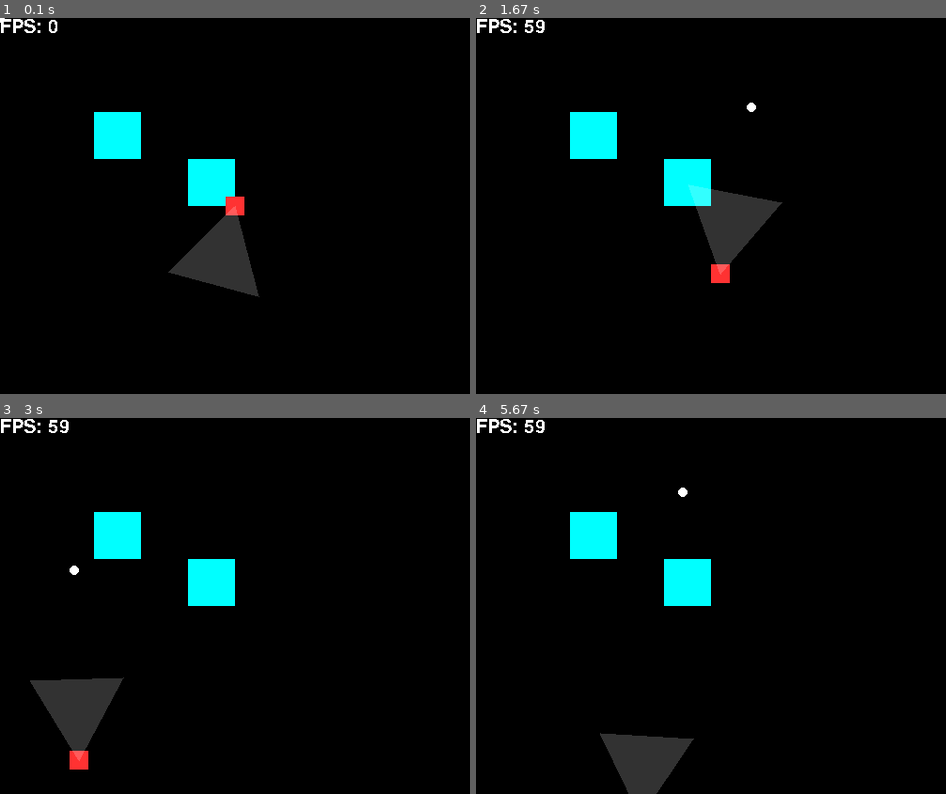
Above: before the commit, frames 1-4 (two rows, left to right).
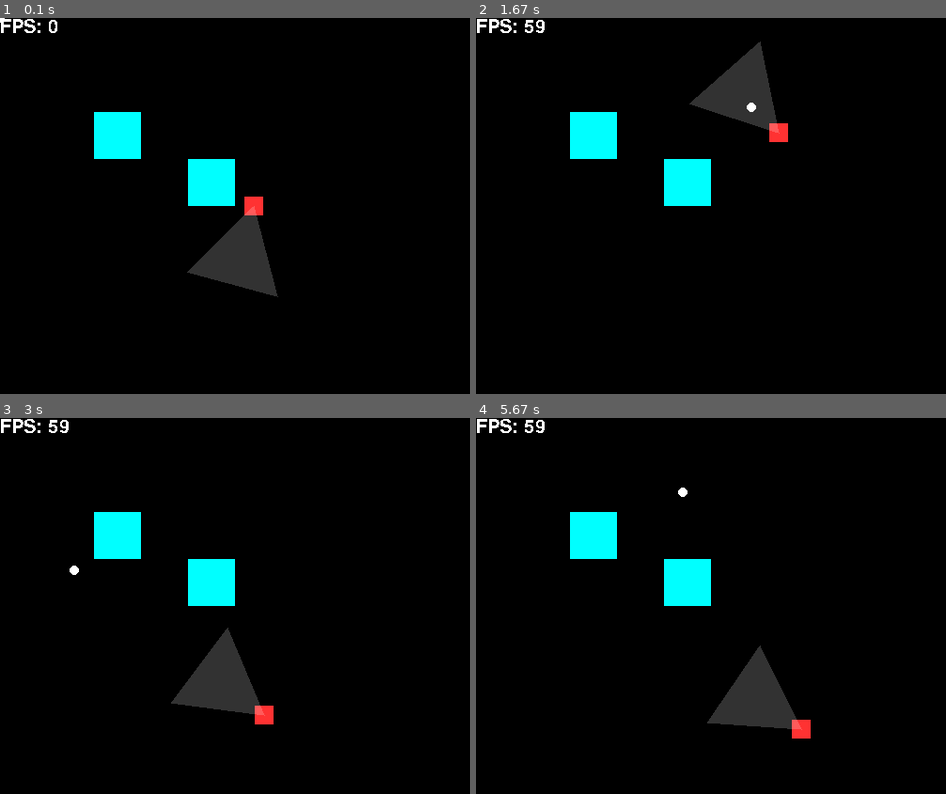
Above: after the commit, the same moments.

Repository: slalomsquid/2DShooter
Game: pygame game, started from main.py
Two runs of this game, one before a commit and one after it. Both use one fixed random seed, a clock stepped at 60 frames per second and the inputs below.
Inputs (mouse positions are in pixels of both pictures, inside the frame that each line leads up to):
- Up to frame 1 (0.1 s): no input
- Up to frame 2 (1.67 s): hold Right 0.33-0.8 s; move the mouse to (692, 221) at 0.37 s; hold Up 0.83-1.13 s; move the mouse to (753, 115) at 0.87 s; hold Right 1.17-1.63 s; move the mouse to (753, 108) at 1.2 s
- Up to frame 3 (3 s): hold Left 1.67-2.2 s; move the mouse to (126, 530) at 1.7 s; hold Down 2.23-2.53 s; move the mouse to (136, 545) at 2.27 s; hold Left 2.57-2.97 s; move the mouse to (75, 568) at 2.6 s
- Up to frame 4 (5.67 s): hold Up 3-3.37 s; move the mouse to (805, 496) at 3.03 s; hold Right 3.4-4.03 s; move the mouse to (805, 583) at 3.43 s; hold Down 4.07-4.43 s; move the mouse to (598, 748) at 4.1 s; hold Left 4.47-4.93 s; move the mouse to (560, 523) at 4.5 s; hold Right 4.97-5.43 s; move the mouse to (588, 722) at 5 s; hold Up from 5.47 s (still down); move the mouse to (682, 493) at 5.5 s

The runs differ from the first frame. In frame 1, 2.1% of the frame differs, in the area x 35-60%, y 47-75%; in frame 2, 4.7%; in frame 3, 4.7%, in the area x 6-59%, y 55-94%; in frame 4, 4.3%.

Commit message:
Added enemy class and is main check

Diff:
--- /dev/null
+++ b/enemy.py
@@ -0,0 +1,38 @@
+import keybinds
+from pygameUtils import *
+
+class Enemy():
+    def __init__(self, x, y, size_x, size_y, color=(255, 50, 50), texture=None, speed=200):
+        super().__init__()
+        self.x = x
+        self.y = y
+        self.size_x = size_x
+        self.size_y = size_y
+        self.color = color
+        self.texture = texture
+        self.speed = speed
+        self.rotation = 0
+        self.target_rotation = 0
+        self.max_rotation_speed = 180
+        self.health = 100
+        self.view_distance = 100
+
+    def handle_held(self, keys, delta_time):
+        if "up" in keys:
+            # Multiply by dt to make 10 px / s
+            # player.y -= player.speed * delta_time
+            self.x, self.y = move_at_angle(np.array([self.x, self.y]), self.rotation, self.speed * delta_time)
+        if "down" in keys:
+            # self.y += self.speed * delta_time
+            self.x, self.y = move_at_angle(np.array([self.x, self.y]), self.rotation + 180, self.speed * delta_time)
+        if "left" in keys:
+            # self.x -= self.speed * delta_time
+            self.x, self.y = move_at_angle(np.array([self.x, self.y]), self.rotation - 90, self.speed * delta_time)
+        if "right" in keys:
+            # self.x += self.speed * delta_time
+            self.x, self.y = move_at_angle(np.array([self.x, self.y]), self.rotation + 90, self.speed * delta_time)
+
+    def handle_mouse(self, mouse_pos, mouse_rel, delta_time):
+        self.target_rotation = vector_to_angle(np.array(mouse_pos) - np.array([self.x, self.y]))
+        self.rotation = move_towards_angle(self.rotation, self.target_rotation, self.max_rotation_speed * delta_time)
+        # self.rotation = lerp_angle(self.rotation, self.target_rotation, delta_time*2)
--- a/main.py
+++ b/main.py
@@ -2,6 +2,7 @@
 from pygameUtils import *
 import keybinds
 from player import Player
+from enemy import Enemy
 
 pygame.init()
 clock = pygame.time.Clock()
@@ -23,103 +24,116 @@
         self.color = color
         self.texture = texture
 
-blocks = [Block(100, 100, 50, 50), Block(200, 150, 50, 50)]
+# Only run if is the ran file, not if imported as a module
+if __name__ == "__main__":
 
-player = Player(ORIGIN[0], ORIGIN[1], 20, 20)
+    blocks = [Block(100, 100, 50, 50), Block(200, 150, 50, 50)]
 
-mouse_pos = (0, 0)
-mouse_rel = (0, 0)
+    enemies = [Enemy(300, 300, 20, 20)]
 
-running = True
+    player = Player(ORIGIN[0]+20, ORIGIN[1], 20, 20)
 
-while running:
+    mouse_pos = (0, 0)
+    mouse_rel = (0, 0)
 
-    delta_time = clock.tick(FPS) / 1000.0
+    running = True
 
-    # Event handling
+    while running:
 
-    for event in pygame.event.get():
-        match event.type:
-            # Use a switch statment because its more effieient and easier to read than ifs
-            case pygame.QUIT:
-                running = False
-            case pygame.MOUSEMOTION:
-                mouse_pos = event.pos
-                mouse_rel = event.rel
-            # case pygame.KEYDOWN:
-            #     if event.key in keybinds.exit:
-            #         running = False
-            #     elif event.key in keybinds.up:
-            #         # handle up
-            #         player.y -= 10
-            #     elif event.key in keybinds.down:
-            #         # handle down
-            #         player.y += 10
-            #     elif event.key in keybinds.left:
-            #         # handle left
-            #         player.x -= 10
-            #     elif event.key in keybinds.right:
-            #         # handle right
-            #         player.x += 10
+        delta_time = clock.tick(FPS) / 1000.0
 
-    # Input handling
+        # Event handling
 
-    keys = pygame.key.get_pressed()
+        for event in pygame.event.get():
+            match event.type:
+                # Use a switch statment because its more effieient and easier to read than ifs
+                case pygame.QUIT:
+                    running = False
+                case pygame.MOUSEMOTION:
+                    mouse_pos = event.pos
+                    mouse_rel = event.rel
+                # case pygame.KEYDOWN:
+                #     if event.key in keybinds.exit:
+                #         running = False
+                #     elif event.key in keybinds.up:
+                #         # handle up
+                #         player.y -= 10
+                #     elif event.key in keybinds.down:
+                #         # handle down
+                #         player.y += 10
+                #     elif event.key in keybinds.left:
+                #         # handle left
+                #         player.x -= 10
+                #     elif event.key in keybinds.right:
+                #         # handle right
+                #         player.x += 10
 
-    actions = []
+        # Input handling
 
-    held_actions = []
+        keys = pygame.key.get_pressed()
 
-    if any(keys[k] for k in keybinds.exit):
-        held_actions.append("exit")
-    if any(keys[k] for k in keybinds.up):
-        held_actions.append("up")
-    if any(keys[k] for k in keybinds.down):
-        held_actions.append("down")
-    if any(keys[k] for k in keybinds.left):
-        held_actions.append("left")
-    if any(keys[k] for k in keybinds.right):
-        held_actions.append("right")
+        actions = []
 
-    if "exit" in held_actions:
-        running = False
+        held_actions = []
 
-    player.handle_held(held_actions, delta_time)
+        if any(keys[k] for k in keybinds.exit):
+            held_actions.append("exit")
+        if any(keys[k] for k in keybinds.up):
+            held_actions.append("up")
+        if any(keys[k] for k in keybinds.down):
+            held_actions.append("down")
+        if any(keys[k] for k in keybinds.left):
+            held_actions.append("left")
+        if any(keys[k] for k in keybinds.right):
+            held_actions.append("right")
 
-    player.handle_mouse(mouse_pos, mouse_rel, delta_time)
+        if "exit" in held_actions:
+            running = False
 
-    # Frame process logic
+        old_x, old_y = player.x, player.y
 
-    view_left = player.rotation - 30
-    view_right = player.rotation + 30
+        player.handle_held(held_actions, delta_time)
 
-    view_left_direction = angle_to_vector(view_left)
-    view_right_direction = angle_to_vector(view_right)
+        player.handle_mouse(mouse_pos, mouse_rel, delta_time)
 
-    # Render logic
+        # Move collision from individual classes
+        for block in blocks:
+            if player.x + player.size_x//2 > block.x and player.x - player.size_x//2 < block.x + block.size_x and player.y + player.size_y//2 > block.y and player.y - player.size_y//2 < block.y + block.size_y:
+                player.x, player.y = old_x, old_y
+                break
 
-    screen.fill((0, 0, 0))
+        # Frame process logic
 
-    for block in blocks:
-        pygame.draw.rect(screen, block.color, (block.x, block.y, block.size_x, block.size_y))
+        view_left = player.rotation - 30
+        view_right = player.rotation + 30
 
-    pygame.draw.rect(screen, player.color, (player.x - player.size_x//2, player.y - player.size_y//2, player.size_x, player.size_y))
+        view_left_direction = angle_to_vector(view_left)
+        view_right_direction = angle_to_vector(view_right)
 
-    pygame.draw.circle(screen, (255, 255, 255), mouse_pos, 5)
+        # Render logic
 
-    # Create temporary overlay to allow transparency
-    overlay = pygame.Surface((WIDTH, HEIGHT), pygame.SRCALPHA)
+        screen.fill((0, 0, 0))
 
-    points = [
-        (player.x, player.y),
-        (player.x + view_left_direction[0]*player.view_distance, player.y + view_left_direction[1]*player.view_distance),
-        (player.x + view_right_direction[0]*player.view_distance, player.y + view_right_direction[1]*player.view_distance)
-    ]
-    pygame.draw.polygon(overlay, (255, 255, 255, 50), points)
+        for block in blocks:
+            pygame.draw.rect(screen, block.color, (block.x, block.y, block.size_x, block.size_y))
 
-    # 3. Draw the temporary surface onto the main screen
-    screen.blit(overlay, (0, 0))
+        pygame.draw.rect(screen, player.color, (player.x - player.size_x//2, player.y - player.size_y//2, player.size_x, player.size_y))
 
-    render_text(f"FPS: {int(clock.get_fps())}", (0, 0), WHITE, screen, size=30)
+        pygame.draw.circle(screen, (255, 255, 255), mouse_pos, 5)
 
-    pygame.display.update()
+        # Create temporary overlay to allow transparency
+        overlay = pygame.Surface((WIDTH, HEIGHT), pygame.SRCALPHA)
+
+        points = [
+            (player.x, player.y),
+            (player.x + view_left_direction[0]*player.view_distance, player.y + view_left_direction[1]*player.view_distance),
+            (player.x + view_right_direction[0]*player.view_distance, player.y + view_right_direction[1]*player.view_distance)
+        ]
+        pygame.draw.polygon(overlay, (255, 255, 255, 50), points)
+
+        # 3. Draw the temporary surface onto the main screen
+        screen.blit(overlay, (0, 0))
+
+        render_text(f"FPS: {int(clock.get_fps())}", (0, 0), WHITE, screen, size=30)
+
+        pygame.display.update()
